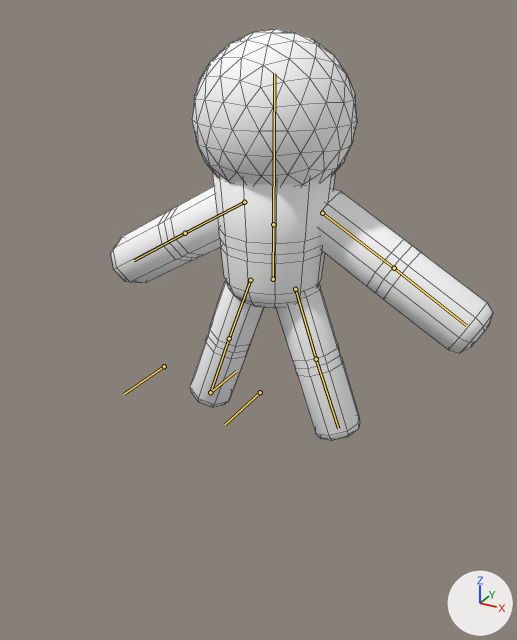
Before and after pictures for a commit that changed the Blender file itcs-5232/models/player.blend.
Before and after are seen from a 50 mm camera at (1.59, -3.05, 2.08) aimed at (0.2, -0.52, 0.82). The axes (+X, +Y, +Z) are drawn at lower right. The lights are the same throughout. The bones that bend it are drawn over the model as lines. Mesh edges are drawn as thin lines.
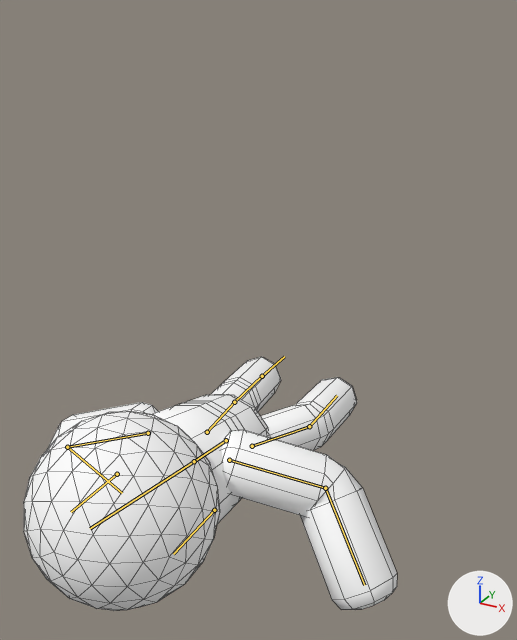
The newer file adds an action. The first version stands in its rest pose; the second is drawn at frame 27 of the action 'Die'.

What the commit changed:
Bone 'Root' (bone_root) moves from (0.0, 0.0, 0.0) to (0.0, -0.695, 0.486).
Bone 'Root' (bone_root) turns from (0, 0, 0) to (80, 0, 0) degrees about its own x, y and z.
Bone 'ArmUpper.L' (bone_armupper_l) turns from (0, 0, 0) to (12, -2, 4) degrees about its own x, y and z.
Bone 'ArmLower.L' (bone_armlower_l) turns from (0, 0, 0) to (44, 6, 40) degrees about its own x, y and z.
Bone 'ArmUpper.R' (bone_armupper_r) turns from (0, 0, 0) to (21, -19, -51) degrees about its own x, y and z.
Bone 'ArmLower.R' (bone_armlower_r) turns from (0, 0, 0) to (86, -15, 53) degrees about its own x, y and z.
Bone 'LegIK.R' (bone_legik_r) moves from (0.0, 0.0, 0.0) to (-0.154, 0.321, -0.057).
Bone 'LegIK.L' (bone_legik_l) moves from (0.0, 0.0, 0.0) to (0.124, 0.299, -0.057).
Bone 'Target.L' (bone_target_l) moves from (0.0, 0.0, 0.0) to (0.125, 0.395, -0.345).
Bone 'Target.R' (bone_target_r) moves from (0.0, 0.0, 0.0) to (-0.125, 0.395, -0.345).

Boxes (x1, y1, x2, y2) around the edits, measured in the pictures (517 x 640 px):
'Icosphere', posed (38% shorter): before (111, 29, 493, 441); after (24, 357, 397, 611)
bone 'Root', root to tip: before (273, 279) to (273, 224); after (226, 440) to (194, 461)
bone 'ArmUpper.L', root to tip: before (322, 213) to (394, 268); after (229, 460) to (325, 488)
bone 'ArmLower.L', root to tip: before (394, 268) to (466, 325); after (325, 488) to (364, 585)
bone 'ArmUpper.R', root to tip: before (244, 202) to (185, 233); after (148, 433) to (67, 447)
bone 'ArmLower.R', root to tip: before (185, 233) to (134, 260); after (67, 447) to (122, 493)
bone 'LegIK.R', root to tip: before (210, 392) to (236, 371); after (262, 376) to (284, 356)
bone 'Target.L', root to tip: before (260, 392) to (225, 424); after (214, 510) to (173, 554)
bone 'Target.R', root to tip: before (164, 366) to (124, 394); after (117, 474) to (71, 512)
